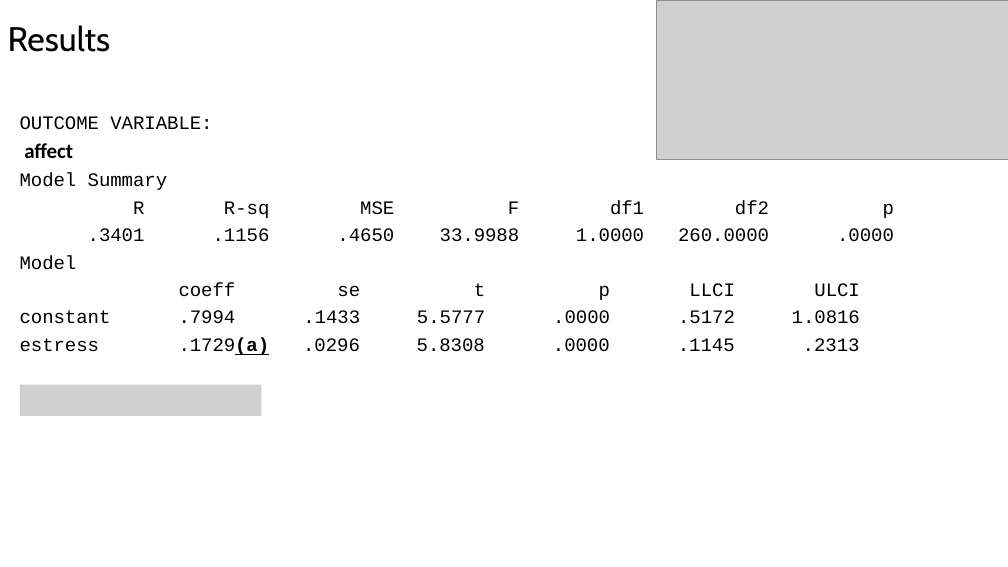
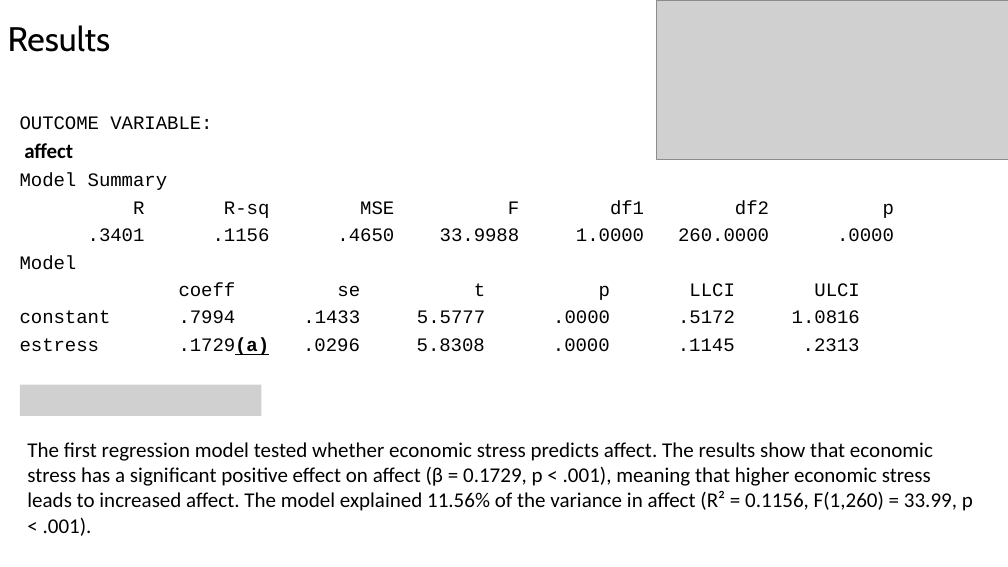
Before and after one commit to bigdataforsocialjustice/stats-for-social-justice, a slide deck: slide 48 of slides/medmod/lecture.pptx (slide 45 before the commit). Drawn at 1008x567 pixels with LibreOffice and Linux fonts; fonts in the diff are those of the drawing; grey boxes stand for pictures. Boxes give left, top, right and bottom in pixels: in the first picture for what was removed or moved away, otherwise in the second. Text is boxed around its words. In the diff, an @@ line names an element or a change of style, - is before the commit and + after.

```diff
--- a/slides/medmod/lecture.pptx
+++ b/slides/medmod/lecture.pptx
@@ text added at (27,442,973,536), 20 pt, text #000000 @@
+The first regression model tested whether economic stress predicts affect. The results show that economic stress has a significant positive effect on affect (β = 0.1729, p < .001), meaning that higher economic stress leads to increased affect. The model explained 11.56% of the variance in affect (R² = 0.1156, F(1,260) = 33.99, p < .001).
```
Also in this commit, not shown: 3 other slides changed, 7 slides added, 14 slides removed.
